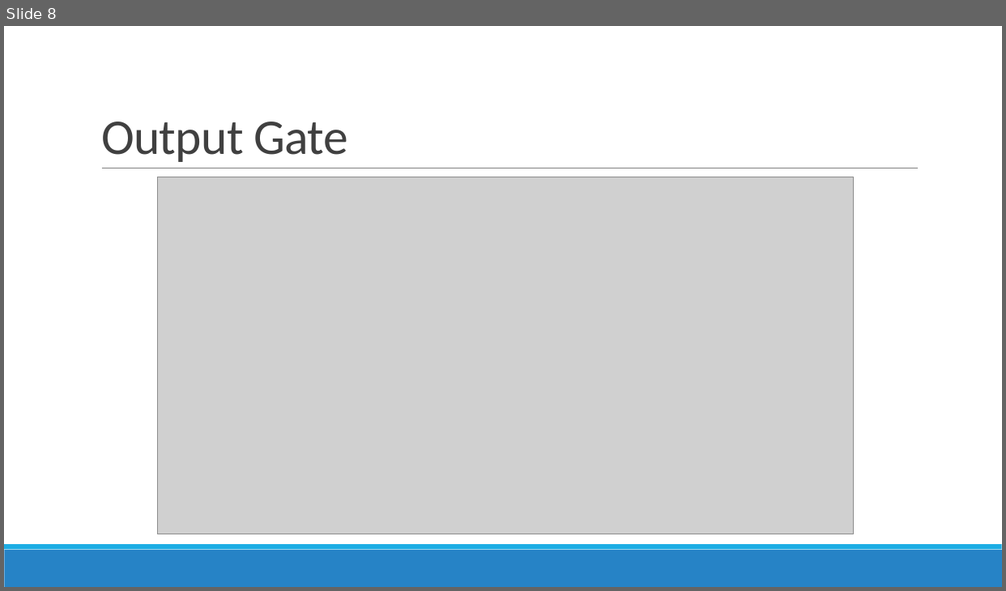
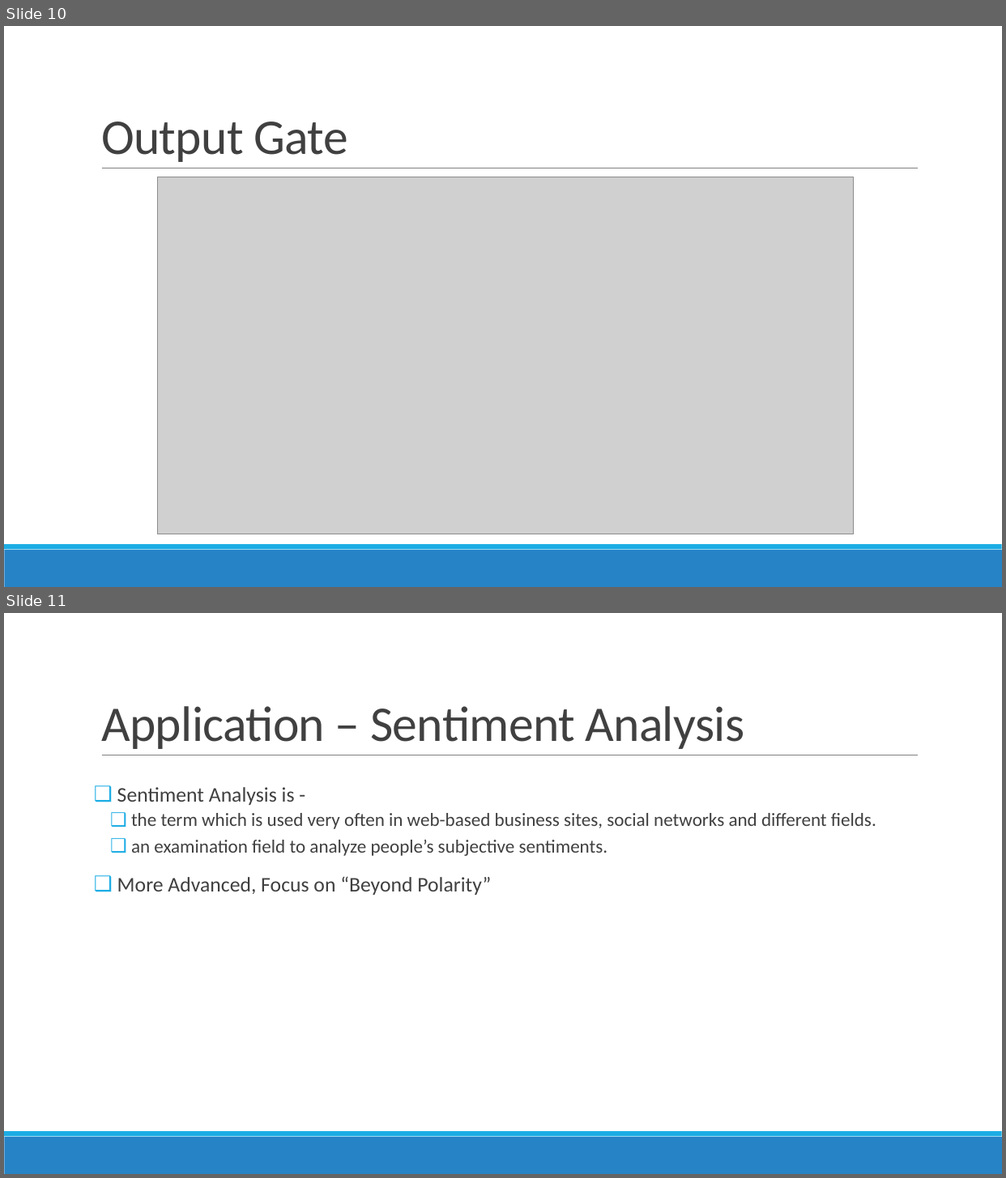
Before and after one commit to kshitijyelpale/LFD-Application-of-NN-in-LSTM, a slide deck: Documentation/LSTM Presentation.pptx. Shown one above the other, each under a label of ours: slide 8 before the commit, slides 10 and 11 after it. The pictures are 1006x591 and 1006x1178 pixels, drawn with LibreOffice and Linux fonts; fonts in the diff are those of the drawing; grey boxes stand for pictures. Boxes give left, top, right and bottom in pixels: in the first picture for what was removed or moved away, otherwise in the second. Text is boxed around its words. In the diff, an @@ line names an element or a change of style, - is before the commit and + after.

```diff
--- a/Documentation/LSTM Presentation.pptx
+++ b/Documentation/LSTM Presentation.pptx
@@ slide 11 added at [4, 613, 1002, 1174], background #FFFFFF; not listed: 3 template elements that a slide beside it also shows @@
@@ title added at [101, 706, 744, 749], 48 pt, text #404040 @@
+Application – Sentiment Analysis
@@ text added at [117, 787, 876, 895], 18 pt, text #404040 @@
+❑ Sentiment Analysis is -
+  ❑ the term which is used very often in web-based business sites, social networks and different fields.
+  ❑ an examination field to analyze people’s subjective sentiments.
+❑ More Advanced, Focus on “Beyond Polarity”
@@ what was slide 8 is now slide 10 @@
```
Also in this commit, not shown: 4 slides changed, 9 other slides added, 1 slide removed.
